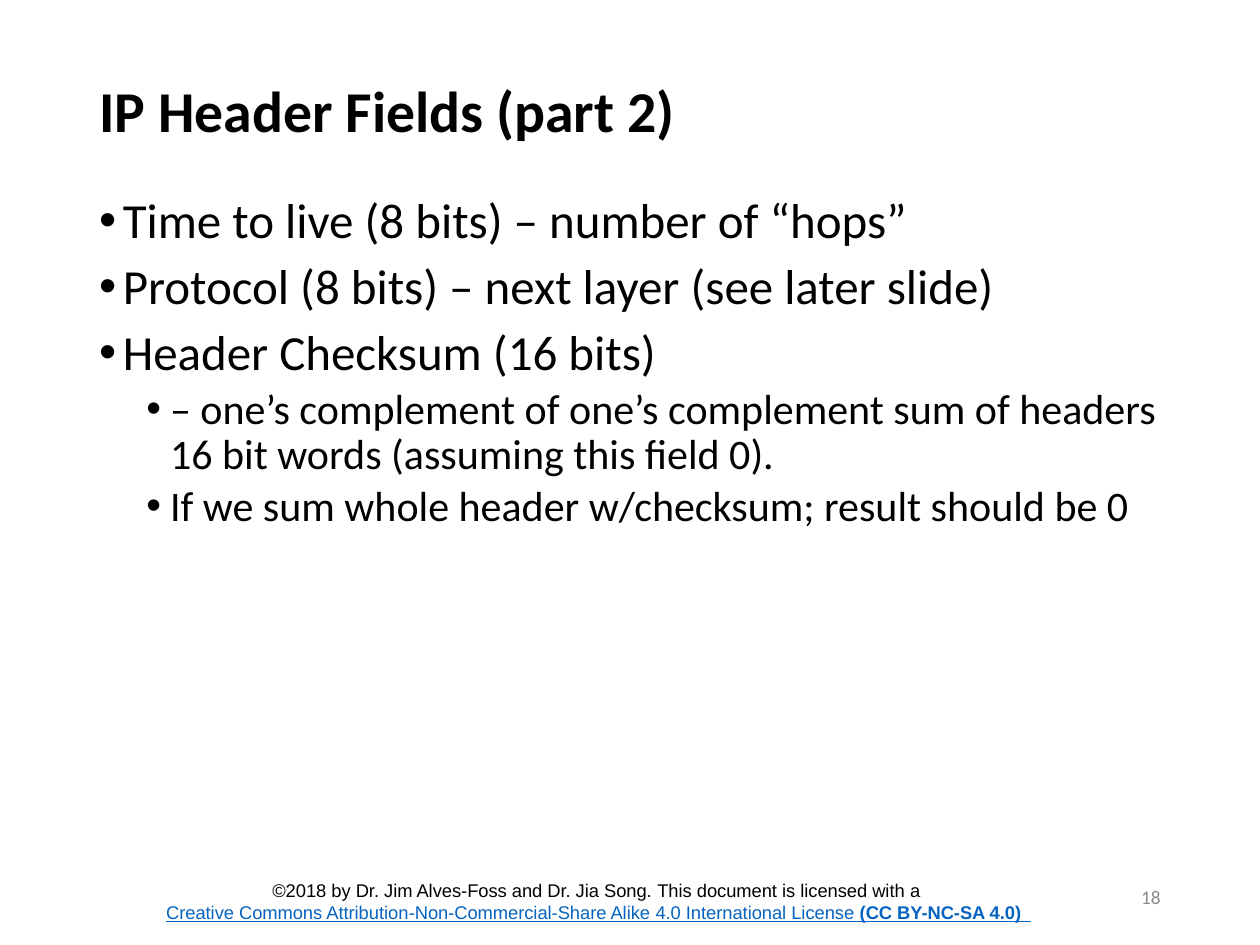
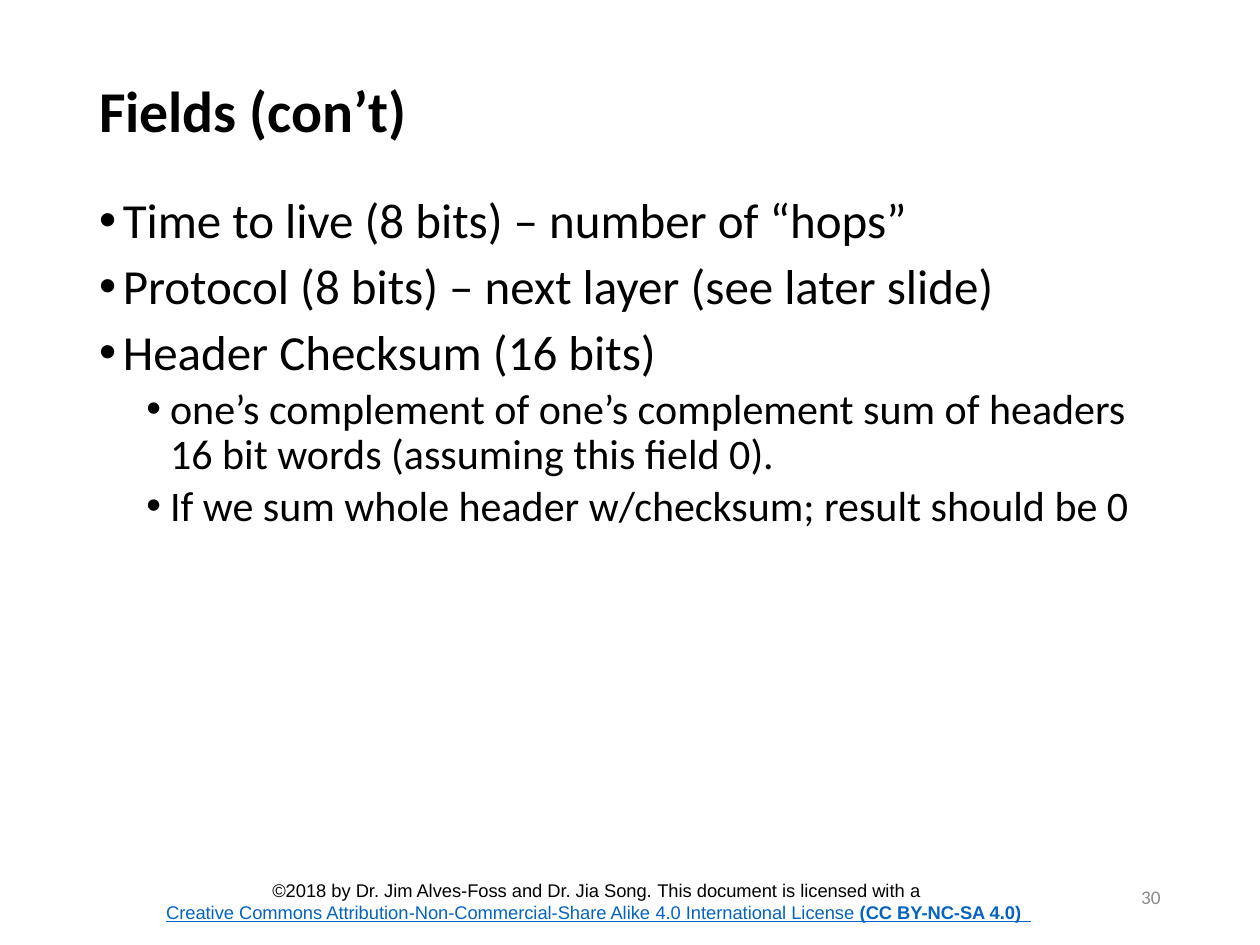
Before and after one commit to CenterForSecureAndDependableSystems/Teaching-Materials, a slide deck: slide 30 of Network-Security/Module_1 Internetworking/Lesson_2_Internetworking.pptx (slide 18 before the commit). Drawn at 1260x945 pixels with LibreOffice and Linux fonts; fonts in the diff are those of the drawing; background and template pictures are left out. Boxes give left, top, right and bottom in pixels: in the first picture for what was removed or moved away, otherwise in the second. Text is boxed around its words. In the diff, an @@ line names an element or a change of style, - is before the commit and + after.

```diff
--- a/Network-Security/Module_1 Internetworking/Lesson_2_Internetworking.pptx
+++ b/Network-Security/Module_1 Internetworking/Lesson_2_Internetworking.pptx
@@ title at bbox=[99, 89, 407, 141]: text changed @@
-IP Header Fields (part 2)
+Fields (con’t)
@@ text at bbox=[170, 394, 1125, 477]: text changed @@
-  • – one’s complement of one’s complement sum of headers 16 bit words (assuming this field 0).
+  • one’s complement of one’s complement sum of headers 16 bit words (assuming this field 0).
@@ page number at bbox=[1141, 891, 1160, 904]: text changed @@
-18
+30
```
Also in this commit, not shown: 60 other slides changed, 12 slides added, 24 other files.
